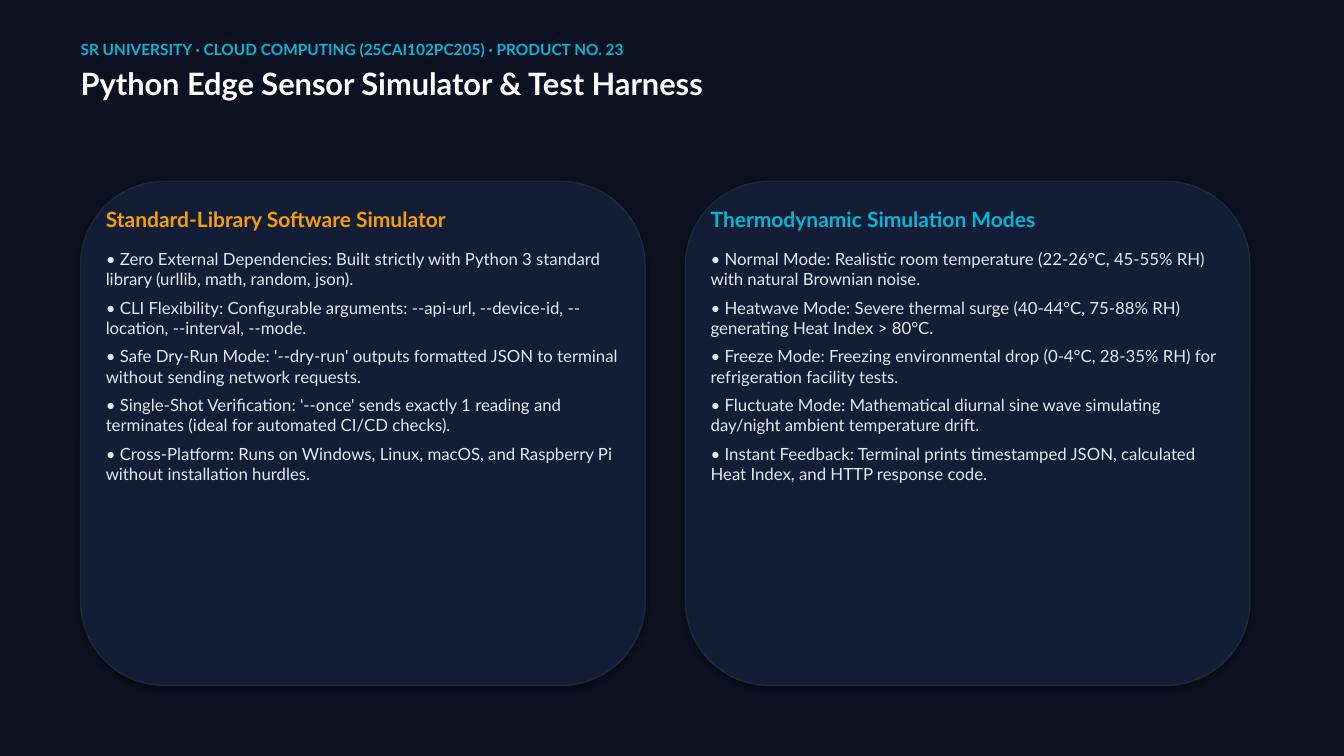
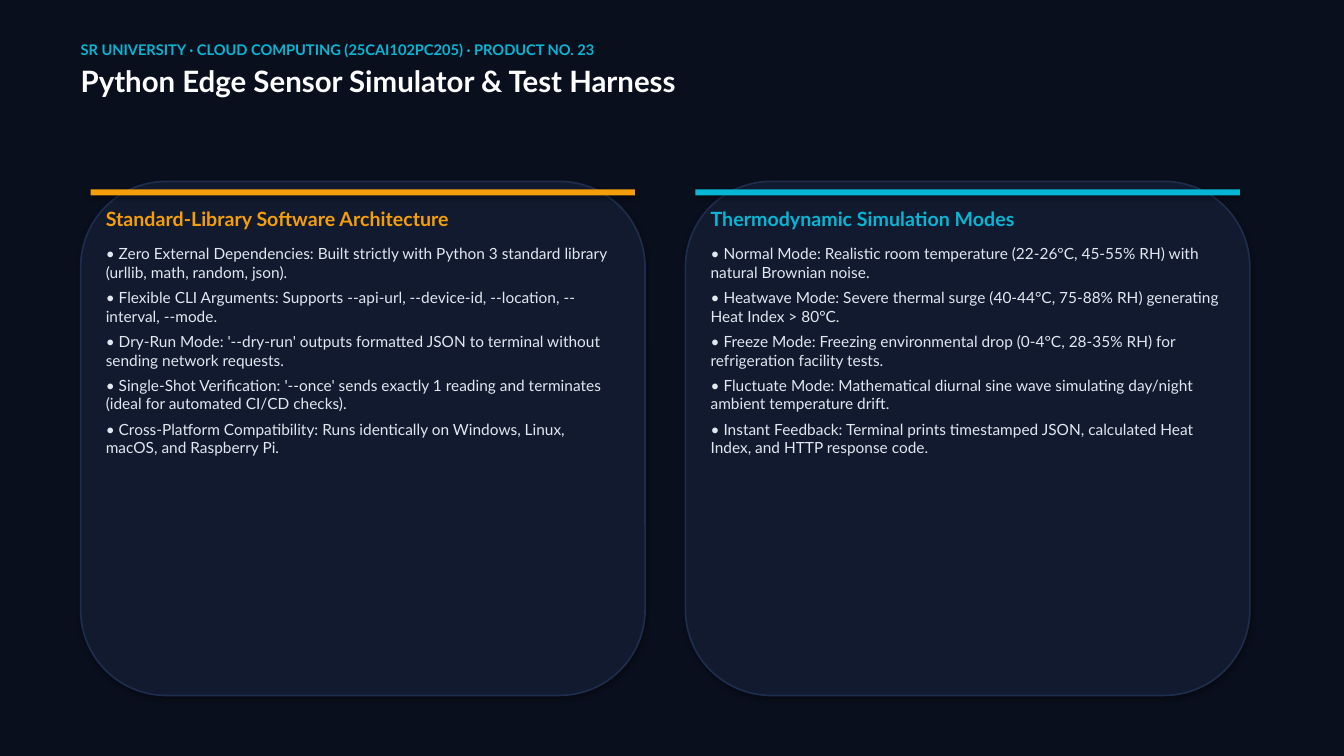
Before and after one commit to yeshwanthkushi25-glitch/envirosense-iot-dashboard, a slide deck: slide 5 of EnviroSense_Master_Presentation.pptx. Drawn at 1344x756 pixels with LibreOffice and Linux fonts; fonts in the diff are those of the drawing. Boxes give left, top, right and bottom in pixels: in the first picture for what was removed or moved away, otherwise in the second. Text is boxed around its words. In the diff, an @@ line names an element or a change of style, - is before the commit and + after.

Commit message:
style: overhaul visual design, circular gauges, embedded diagrams & presentation deck

```diff
--- a/EnviroSense_Master_Presentation.pptx
+++ b/EnviroSense_Master_Presentation.pptx
@@ rectangle at [0, 0, 1344, 756]: fill #0B1120 to #0A0F1D @@
@@ text "SR UNIVERSITY · CLOUD COMPUTING ..." at [81, 43, 675, 98]: size 11 to 10.5 pt in "SR UNIVERSITY · CLOUD COMPUTING (25CAI102PC205) · ..."; size 22 to 21 pt in "Python Edge Sensor Simulator & Test Harness" @@
@@ rounded rectangle: place and size @@
-rounded rectangle at [81, 181, 645, 686]
+rounded rectangle at [81, 181, 645, 696]
@@ rounded rectangle at [81, 181, 645, 696]: fill #131D36 to #121A2F; outline #1E293B 1 pt to #1E2D4D 1.2 pt @@
@@ rectangle added at [91, 190, 635, 196], fill #F59E0B @@
@@ rounded rectangle at [686, 181, 1250, 696]: fill #131D36 to #121A2F; outline #1E293B 1 pt to #1E2D4D 1.2 pt @@
@@ rounded rectangle: place and size @@
-rounded rectangle at [686, 181, 1250, 686]
+rounded rectangle at [686, 181, 1250, 696]
@@ rectangle added at [696, 190, 1240, 196], fill #06B6D4 @@
@@ text "Thermodynamic Simulation Modes" at [711, 211, 1219, 456]: size 15 to 14 pt in "Thermodynamic Simulation Modes"; size 12 to 11 pt; less space between paragraphs @@
@@ text at [106, 211, 448, 230]: text changed; size 15 to 14 pt @@
-Standard-Library Software Simulator
+Standard-Library Software Architecture
@@ text at [106, 247, 608, 411]: size 12 to 11 pt in "• Zero External Dependencies: Built strictly with ...", "• Single-Shot Verification: '--once' sends exactly 1 ..."; less space between paragraphs @@
@@ text at [106, 291, 600, 369]: text changed; size 12 to 11 pt @@
-• CLI Flexibility: Configurable arguments: --api-url, --device-id, --location, --interval, --mode.
-• Safe Dry-Run Mode: '--dry-run' outputs formatted JSON to terminal without sending network requests.
+• Flexible CLI Arguments: Supports --api-url, --device-id, --location, --interval, --mode.
+• Dry-Run Mode: '--dry-run' outputs formatted JSON to terminal without sending network requests.
@@ text at [106, 423, 565, 456]: text changed; size 12 to 11 pt @@
-• Cross-Platform: Runs on Windows, Linux, macOS, and Raspberry Pi without installation hurdles.
+• Cross-Platform Compatibility: Runs identically on Windows, Linux, macOS, and Raspberry Pi.
```
Also in this commit, not shown: 15 other slides changed, 15 other files.
